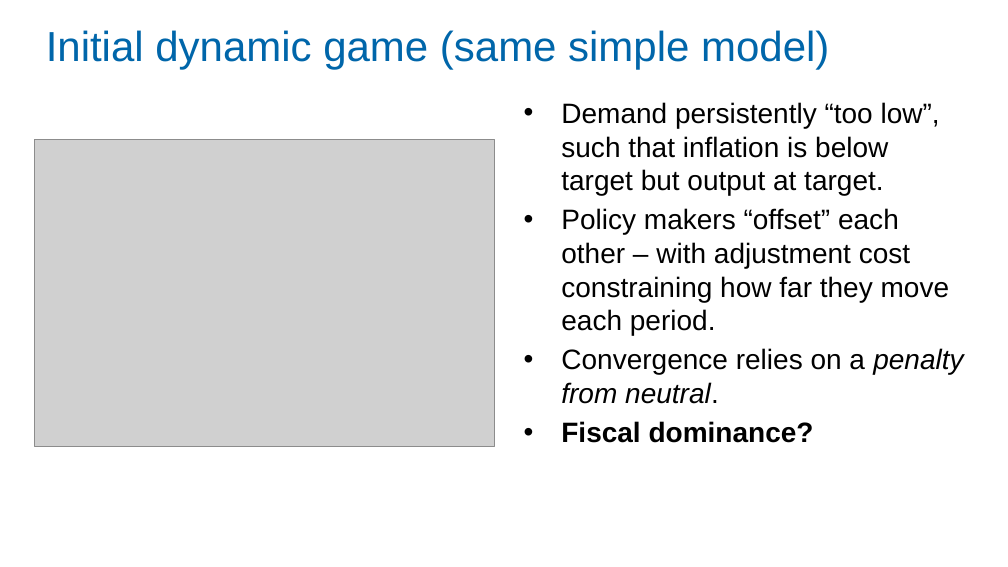
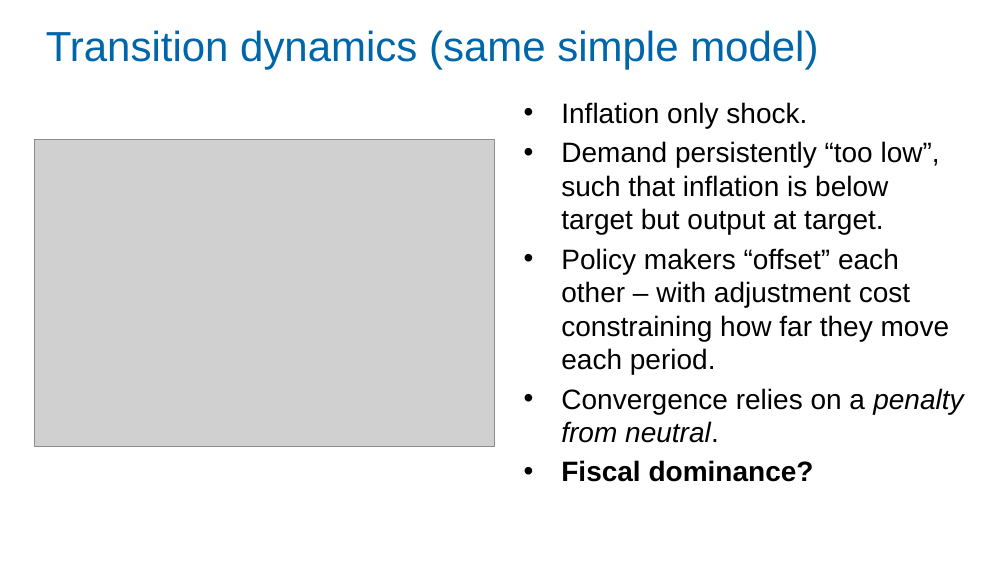
Before and after one commit to Zjub/TVHENZ, a slide deck: slide 26 of MF coordination/SI_game/Monetary and Fiscal Policy Coordination.pptx. Drawn at 1008x567 pixels with LibreOffice and Linux fonts; fonts in the diff are those of the drawing; grey boxes stand for pictures. Boxes give left, top, right and bottom in pixels: in the first picture for what was removed or moved away, otherwise in the second. Text is boxed around its words. In the diff, an @@ line names an element or a change of style, - is before the commit and + after.

```diff
--- a/MF coordination/SI_game/Monetary and Fiscal Policy Coordination.pptx
+++ b/MF coordination/SI_game/Monetary and Fiscal Policy Coordination.pptx
@@ title at [46,30,818,70]: text changed @@
-Initial dynamic game (same simple model)
+Transition dynamics (same simple model)
@@ text at [561,102,807,128]: paragraph added @@
+• Inflation only shock.
```
Also in this commit, not shown: 6 other slides changed, 1 slide added, 3 other files.
